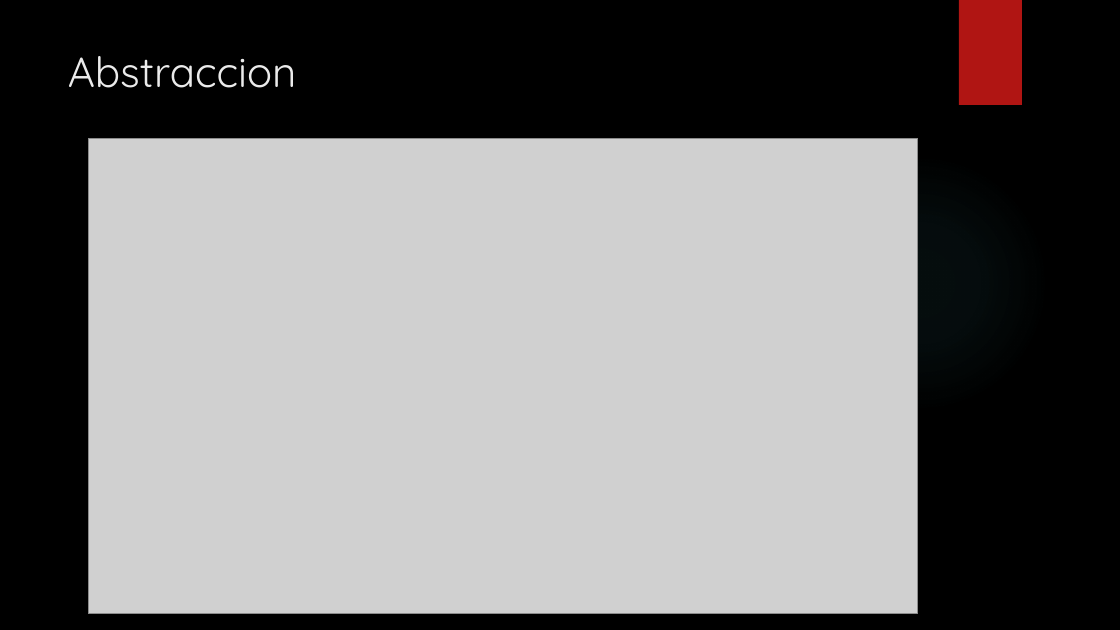
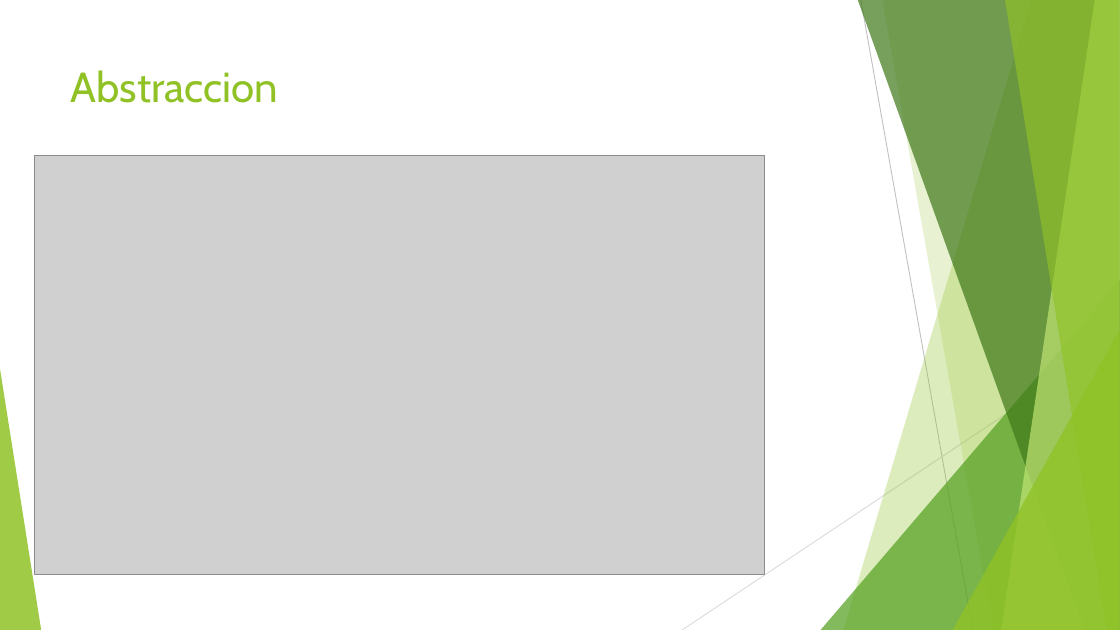
Before and after one commit to alanzam/AWS-Serverless, a slide deck: slide 10 of serverless.pptx (slide 9 before the commit). Drawn at 1120x630 pixels with LibreOffice and Linux fonts; fonts in the diff are those of the drawing; grey boxes stand for pictures; background and template pictures are left out. Boxes give left, top, right and bottom in pixels: in the first picture for what was removed or moved away, otherwise in the second. Text is boxed around its words. In the diff, an @@ line names an element or a change of style, - is before the commit and + after.

```diff
--- a/serverless.pptx
+++ b/serverless.pptx
@@ background picture (left out) to #FFFFFF @@
@@ rectangle removed at <box>959,0,1022,105</box> @@
@@ title "Abstraccion": place and size @@
-title "Abstraccion" at <box>68,56,297,88</box>
+title "Abstraccion" at <box>71,70,278,103</box>
@@ title "Abstraccion" at <box>71,70,278,103</box>: font Quicksand to Cabin, text colour #EBEBEB to #90C226 @@
@@ picture: place and size @@
-picture at <box>88,138,918,613</box>
+picture at <box>34,155,765,575</box>
@@ ellipse removed at <box>791,154,1049,413</box> @@
@@ group added at <box>0,0,1120,630</box>: 5 freeform shapes, 3 triangles, 2 lines @@
```
Also in this commit, not shown: 15 other slides changed, 4 slides added, 1 slide removed.
